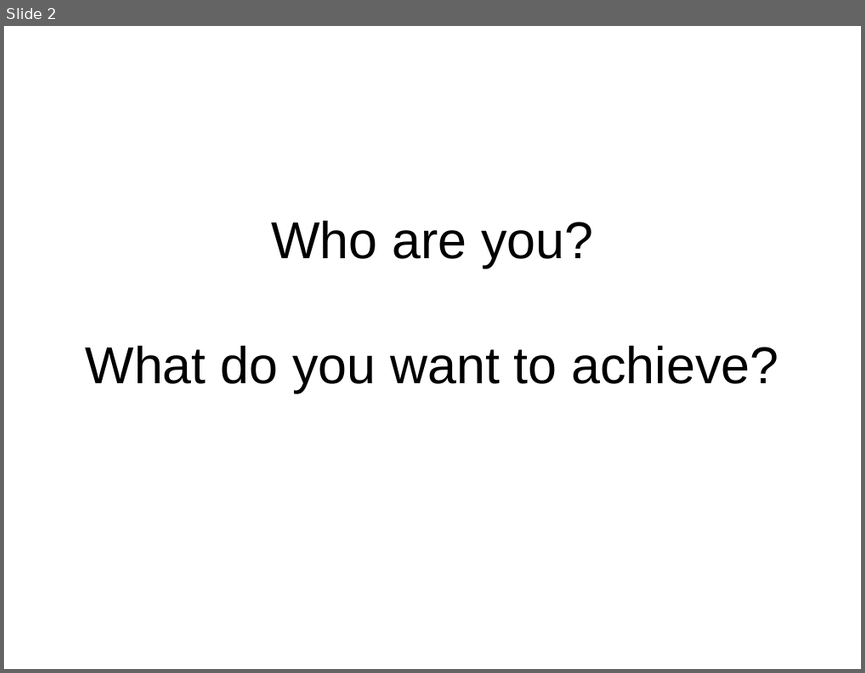
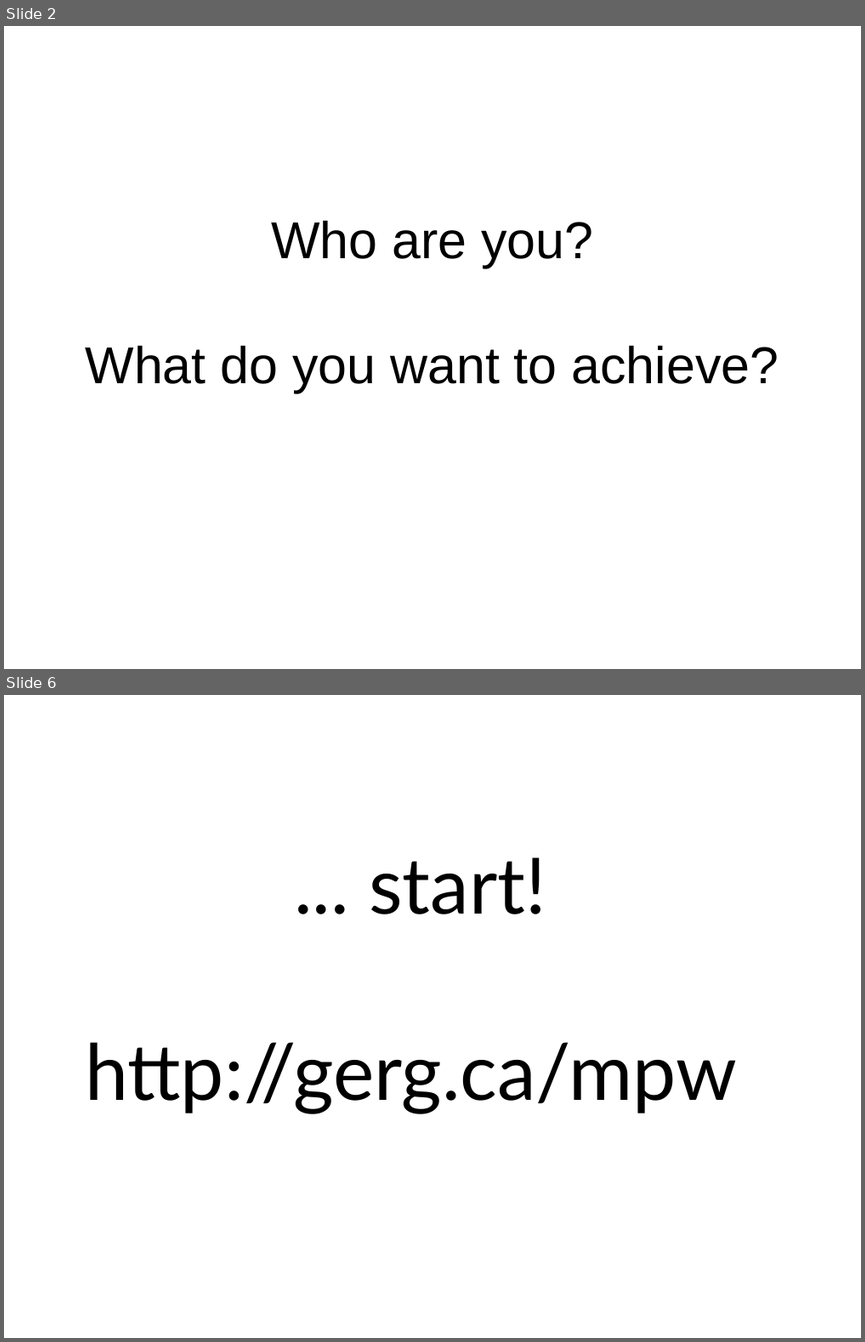
Before and after one commit to jvns/mtlpytutorial, a slide deck: intro-slides.odp. Shown one above the other, each under a label of ours: slide 2 before the commit, slides 2 and 6 after it; the slides between them are not shown. The pictures are 865x673 and 865x1342 pixels, drawn with LibreOffice and Linux fonts; fonts in the diff are those of the drawing. Boxes give left, top, right and bottom in pixels: in the first picture for what was removed or moved away, otherwise in the second. Text is boxed around its words. In the diff, an @@ line names an element or a change of style, - is before the commit and + after.

```diff
--- a/intro-slides.odp
+++ b/intro-slides.odp
@@ slide 6 added at [4, 695, 861, 1338], background #FFFFFF @@
@@ title added at [85, 857, 737, 1114], 72 pt, text #000000 @@
+... start!
+http://gerg.ca/mpw
```
Also in this commit, not shown: 4 slides changed, 1 other slide added, 4 slides removed.
